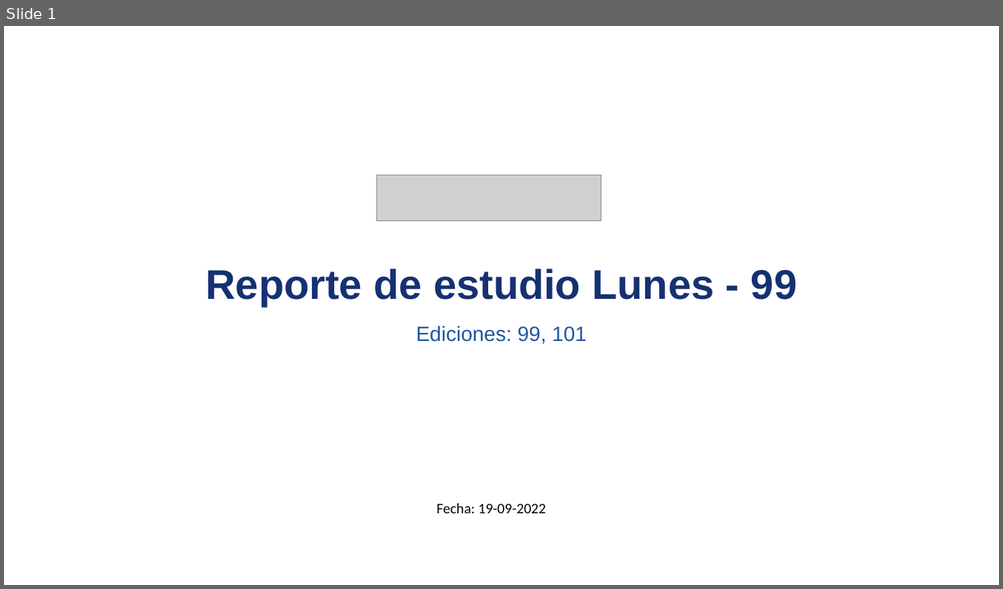
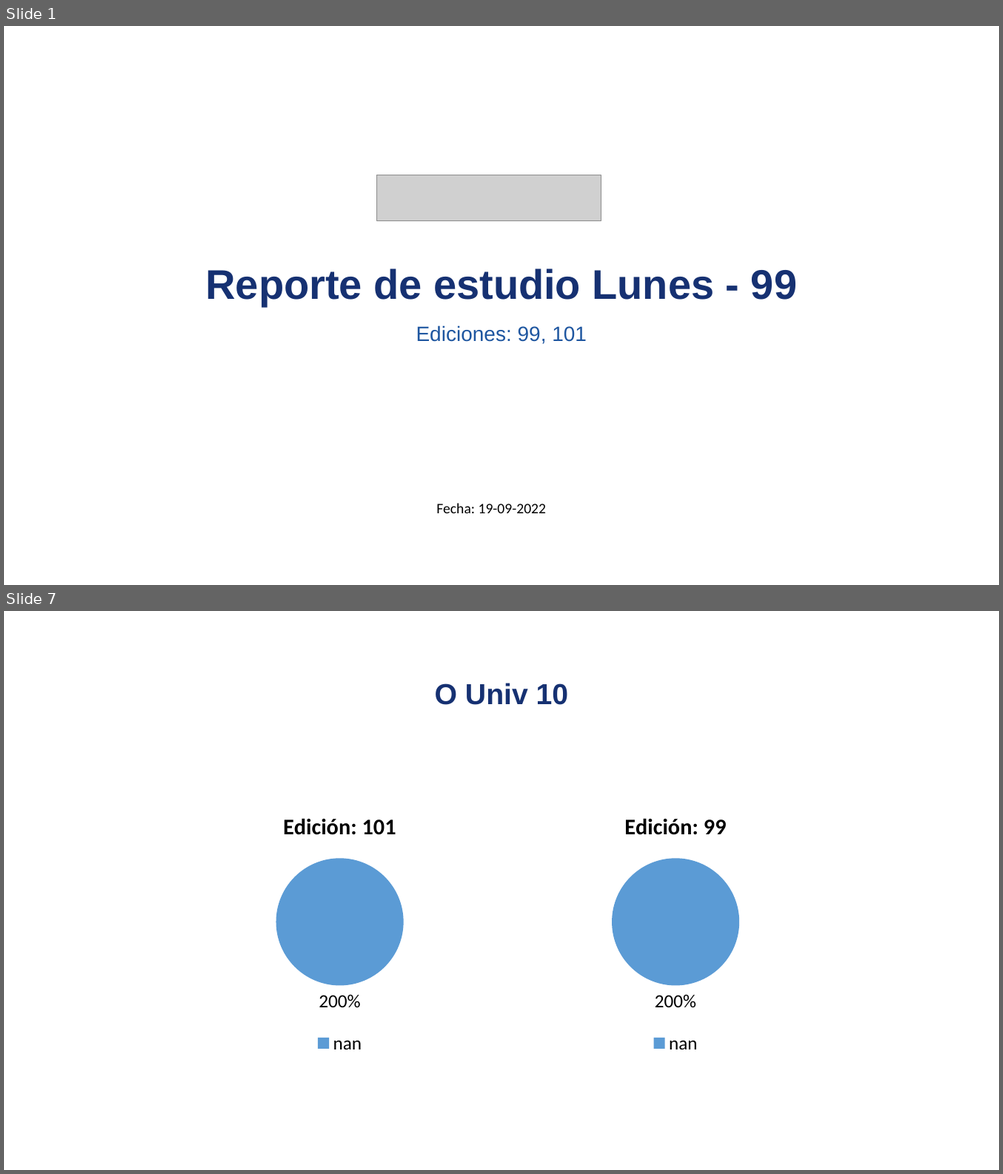
Before and after one commit to david-monroy/sistema-aid, a slide deck: sistemaaid/backend/ia/presentaciones/pruebapresentaciones.pptx. Shown one above the other, each under a label of ours: slide 1 before the commit, slides 1 and 7 after it; the slides between them are not shown. The pictures are 1003x589 and 1003x1174 pixels, drawn with LibreOffice and Linux fonts; fonts in the diff are those of the drawing; grey boxes stand for pictures. Boxes give left, top, right and bottom in pixels: in the first picture for what was removed or moved away, otherwise in the second. Text is boxed around its words. In the diff, an @@ line names an element or a change of style, - is before the commit and + after.

```diff
--- a/sistemaaid/backend/ia/presentaciones/pruebapresentaciones.pptx
+++ b/sistemaaid/backend/ia/presentaciones/pruebapresentaciones.pptx
@@ slide 7 added at bbox=[4, 611, 999, 1170], background #FFFFFF @@
@@ title added at bbox=[435, 683, 569, 705], 28 pt, text #163172, bold @@
+O Univ 10
@@ pie chart added at bbox=[190, 797, 489, 1059] @@
+title "Edición: 101"
+categories: nan
+Edición: 101: 2
@@ pie chart added at bbox=[526, 797, 825, 1059] @@
+title "Edición: 99"
+categories: nan
+Edición: 99: 2
```
Also in this commit, not shown: 5 slides changed, 1 other file.
